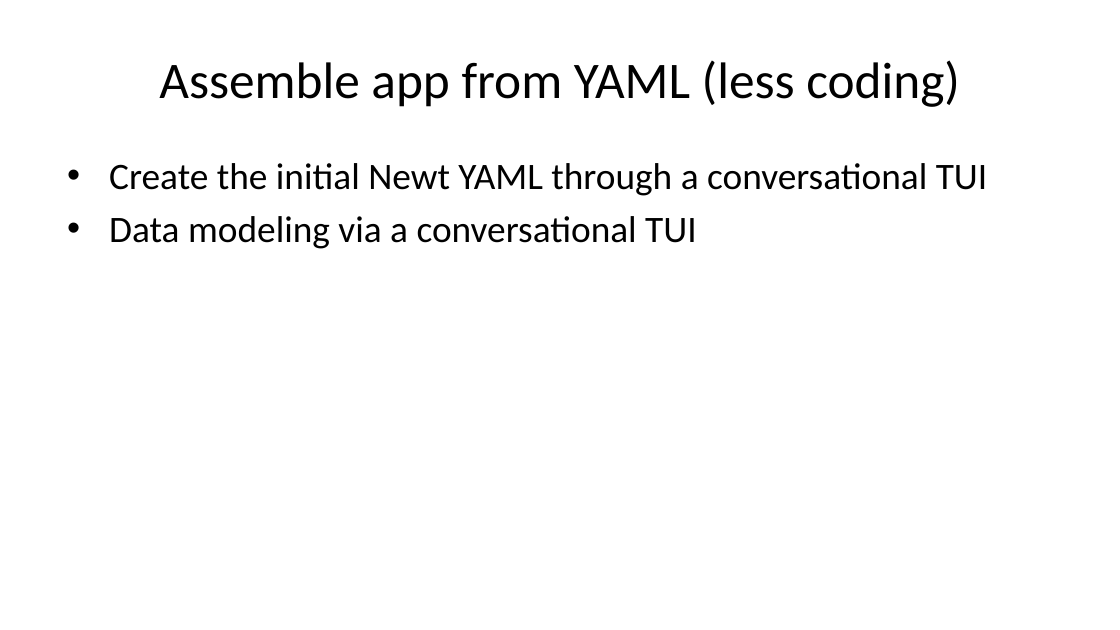
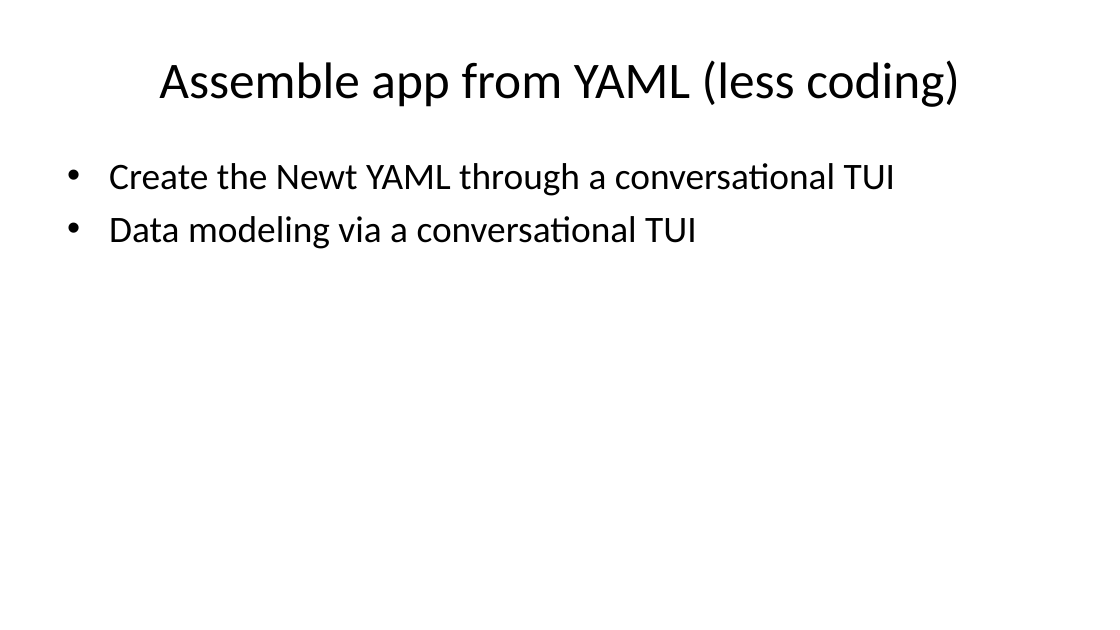
Before and after one commit to caltechlibrary/newt, a slide deck: slide 12 of presentation3/newt-p3.pptx. Drawn at 1120x630 pixels with LibreOffice and Linux fonts; fonts in the diff are those of the drawing. Boxes give left, top, right and bottom in pixels: in the first picture for what was removed or moved away, otherwise in the second. Text is boxed around its words. In the diff, an @@ line names an element or a change of style, - is before the commit and + after.

```diff
--- a/presentation3/newt-p3.pptx
+++ b/presentation3/newt-p3.pptx
@@ text at [109,163,896,196]: text changed @@
-• Create the initial Newt YAML through a conversational TUI
+• Create the Newt YAML through a conversational TUI
```
Also in this commit, not shown: 2 other slides changed, 34 other files.
